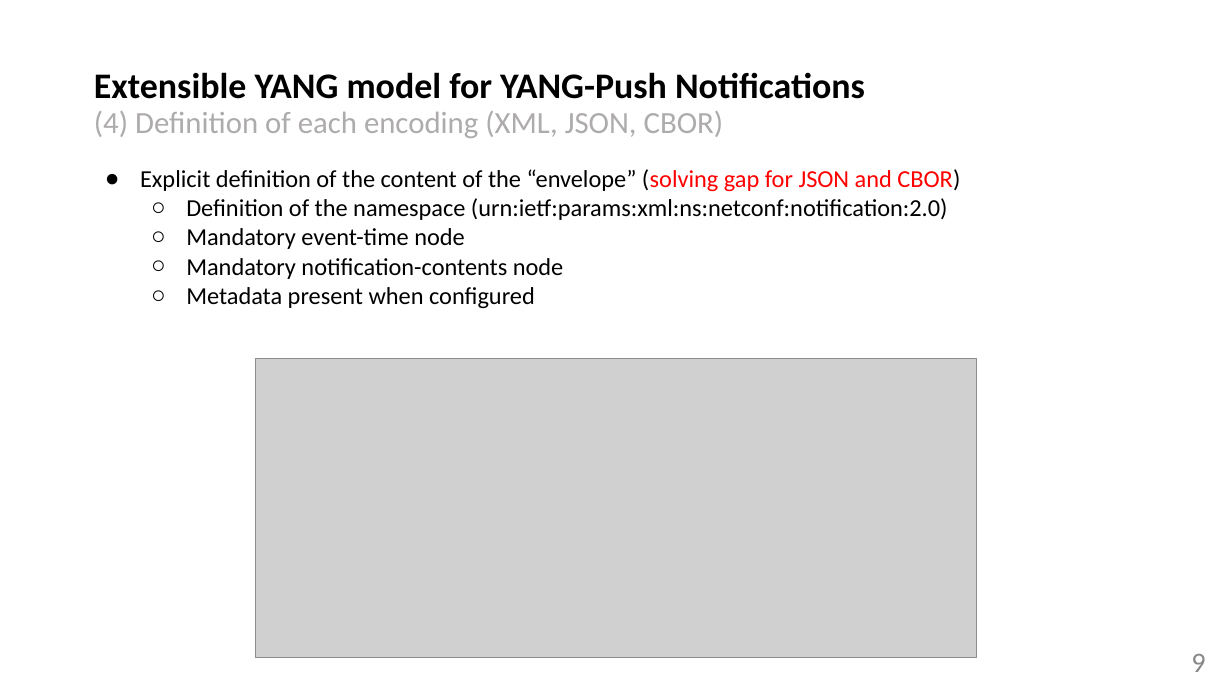
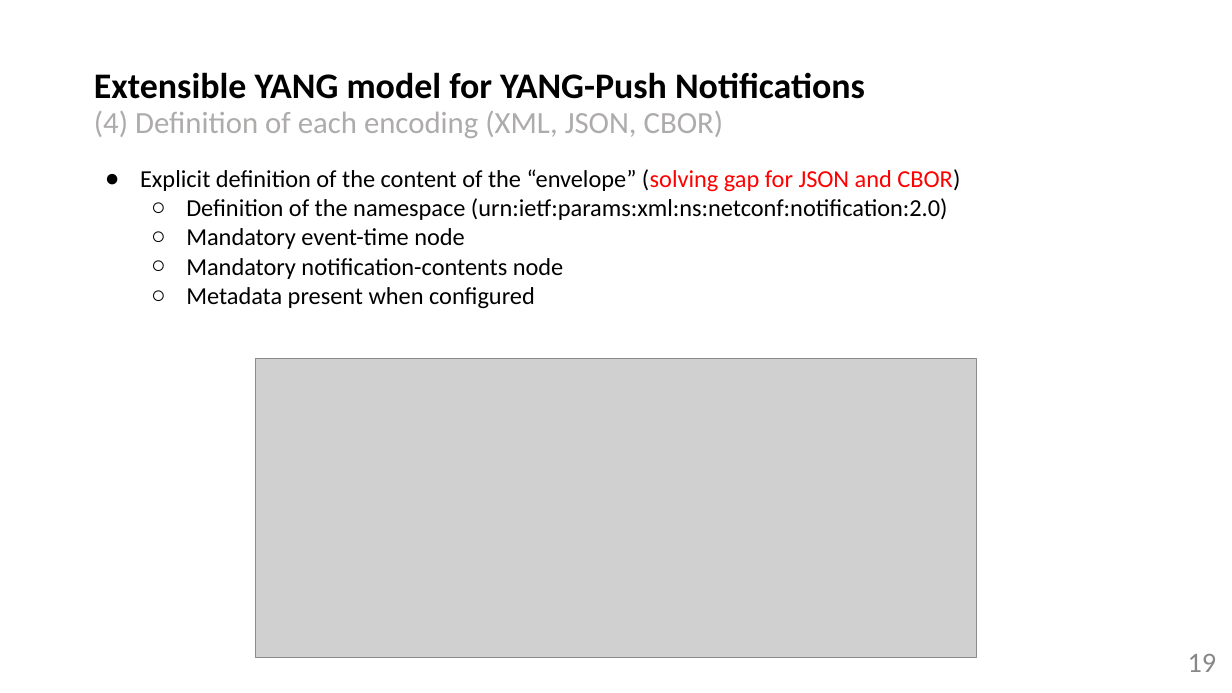
Before and after one commit to network-analytics/ietf-network-analytics-document-status, a slide deck: slide 19 of 122/NETCONF/netconf-nmop-interim-draft-netana-netconf-notif-envelope-02.pptx (slide 9 before the commit). Drawn at 1232x693 pixels with LibreOffice and Linux fonts; fonts in the diff are those of the drawing; grey boxes stand for pictures. Boxes give left, top, right and bottom in pixels: in the first picture for what was removed or moved away, otherwise in the second. Text is boxed around its words. In the diff, an @@ line names an element or a change of style, - is before the commit and + after.

Commit message:
notif-envelope

```diff
--- a/122/NETCONF/netconf-nmop-interim-draft-netana-netconf-notif-envelope-02.pptx
+++ b/122/NETCONF/netconf-nmop-interim-draft-netana-netconf-notif-envelope-02.pptx
@@ page number added at (1188, 654, 1217, 672), 22 pt, text #888888 @@
+19
@@ page number removed at (1191, 654, 1205, 672) @@
-9
```
Also in this commit, not shown: 10 other slides changed, 9 slides added, 1 other file.
